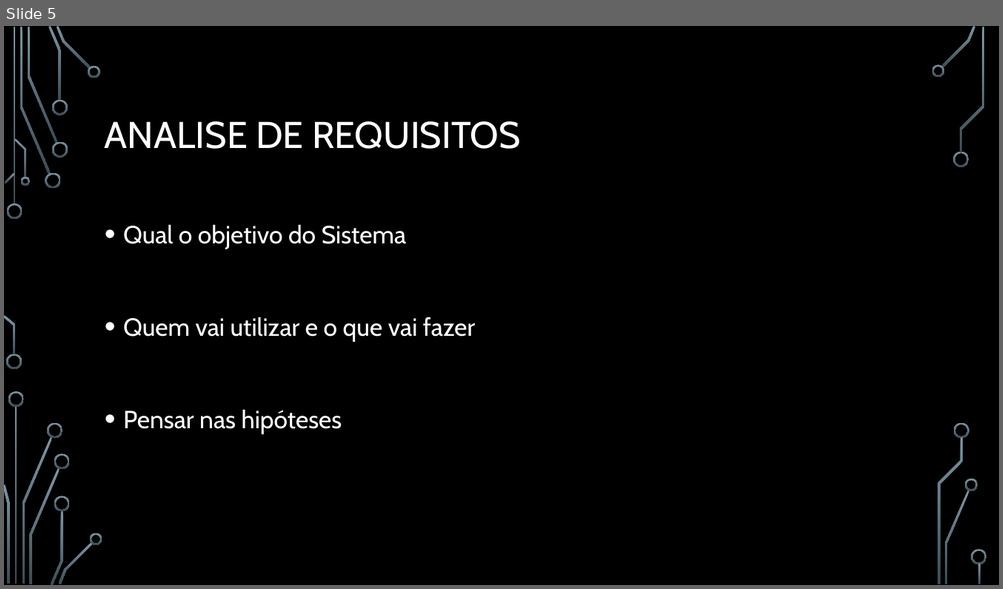
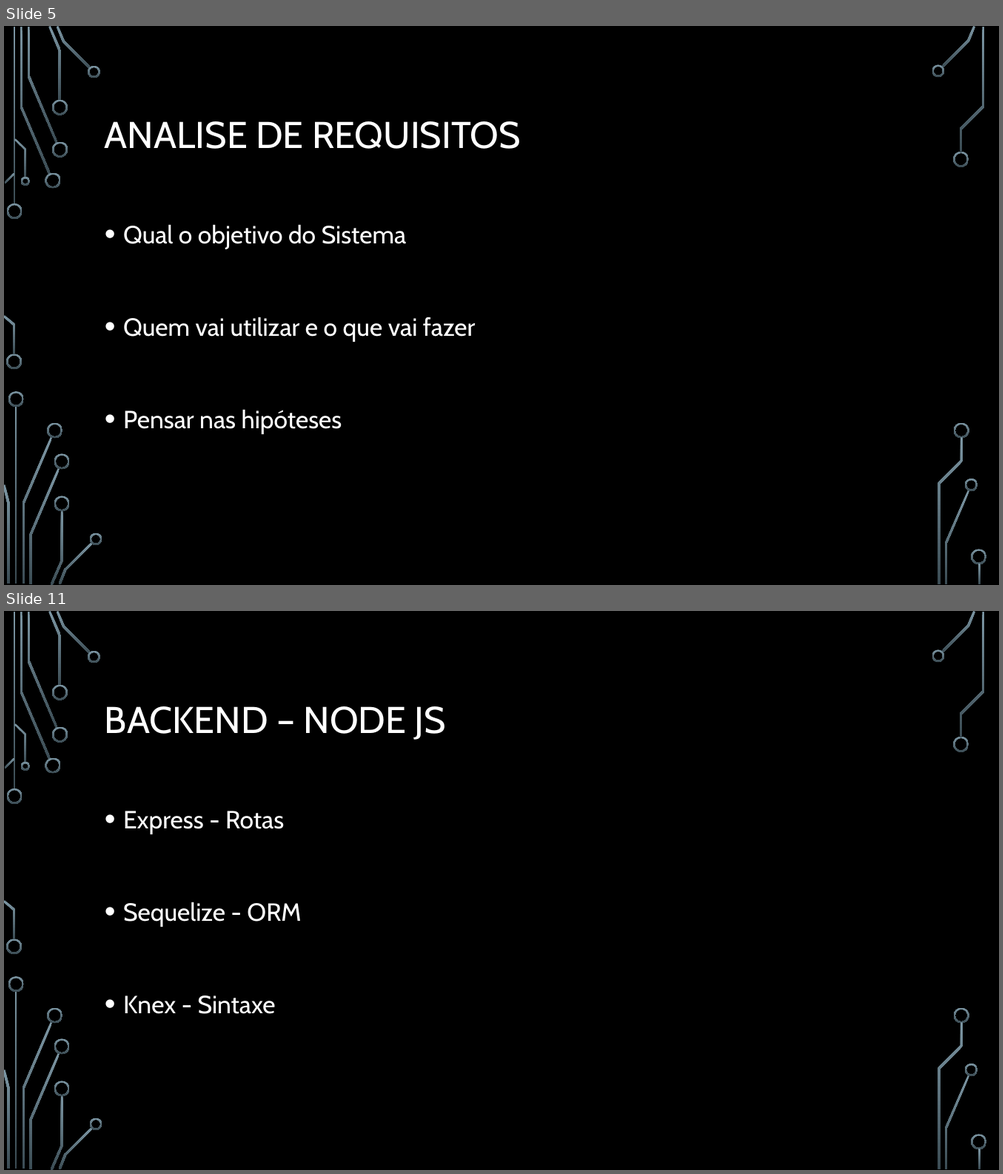
Before and after one commit to thomassds/Eventicket, a slide deck: Apresentação/Eventickets.pptx. Shown one above the other, each under a label of ours: slide 5 before the commit, slides 5 and 11 after it; the slides between them are not shown. The pictures are 1003x589 and 1003x1174 pixels, drawn with LibreOffice and Linux fonts; fonts in the diff are those of the drawing; background and template pictures are left out. Boxes give left, top, right and bottom in pixels: in the first picture for what was removed or moved away, otherwise in the second. Text is boxed around its words. In the diff, an @@ line names an element or a change of style, - is before the commit and + after.

```diff
--- a/Apresentação/Eventickets.pptx
+++ b/Apresentação/Eventickets.pptx
@@ slide 11 added at (4,611,999,1170), background picture (left out); not listed: 36 template elements that a slide beside it also shows @@
@@ title added at (105,706,446,740), 36 pt, text #FFFFFF @@
+BACKEND – NODE JS
@@ text added at (123,811,301,1014), 24 pt, text #FFFFFF @@
+• Express - Rotas
+• Sequelize - ORM
+• Knex - Sintaxe
```
Also in this commit, not shown: 12 other slides added, 30 other files.
